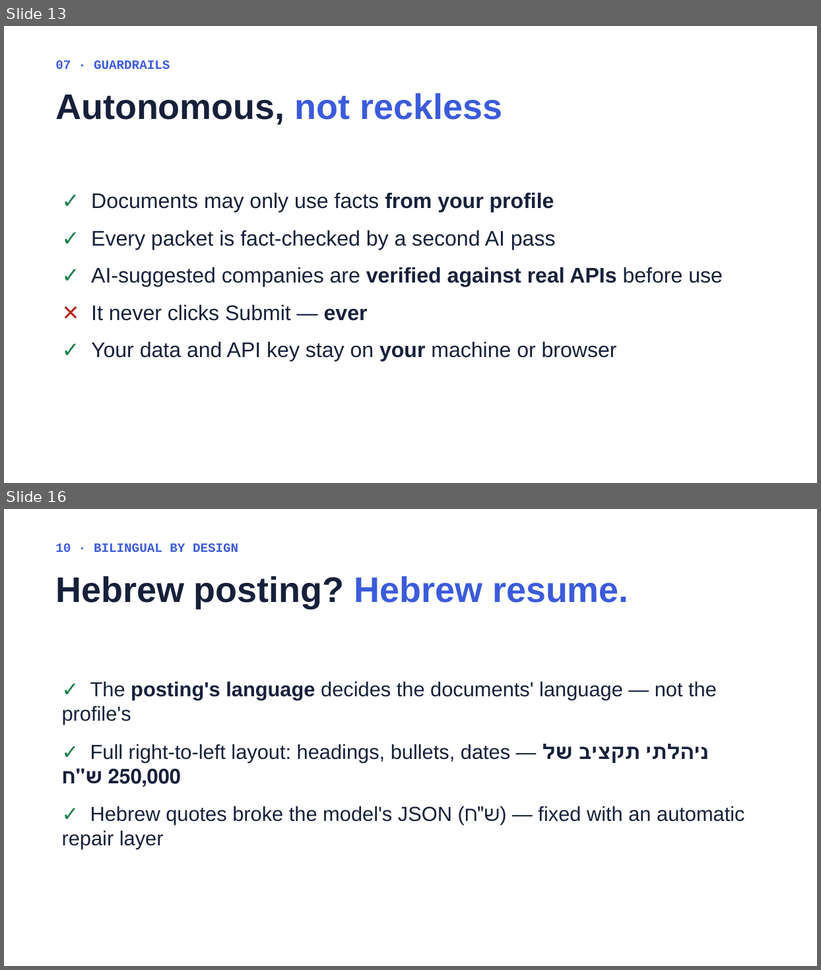
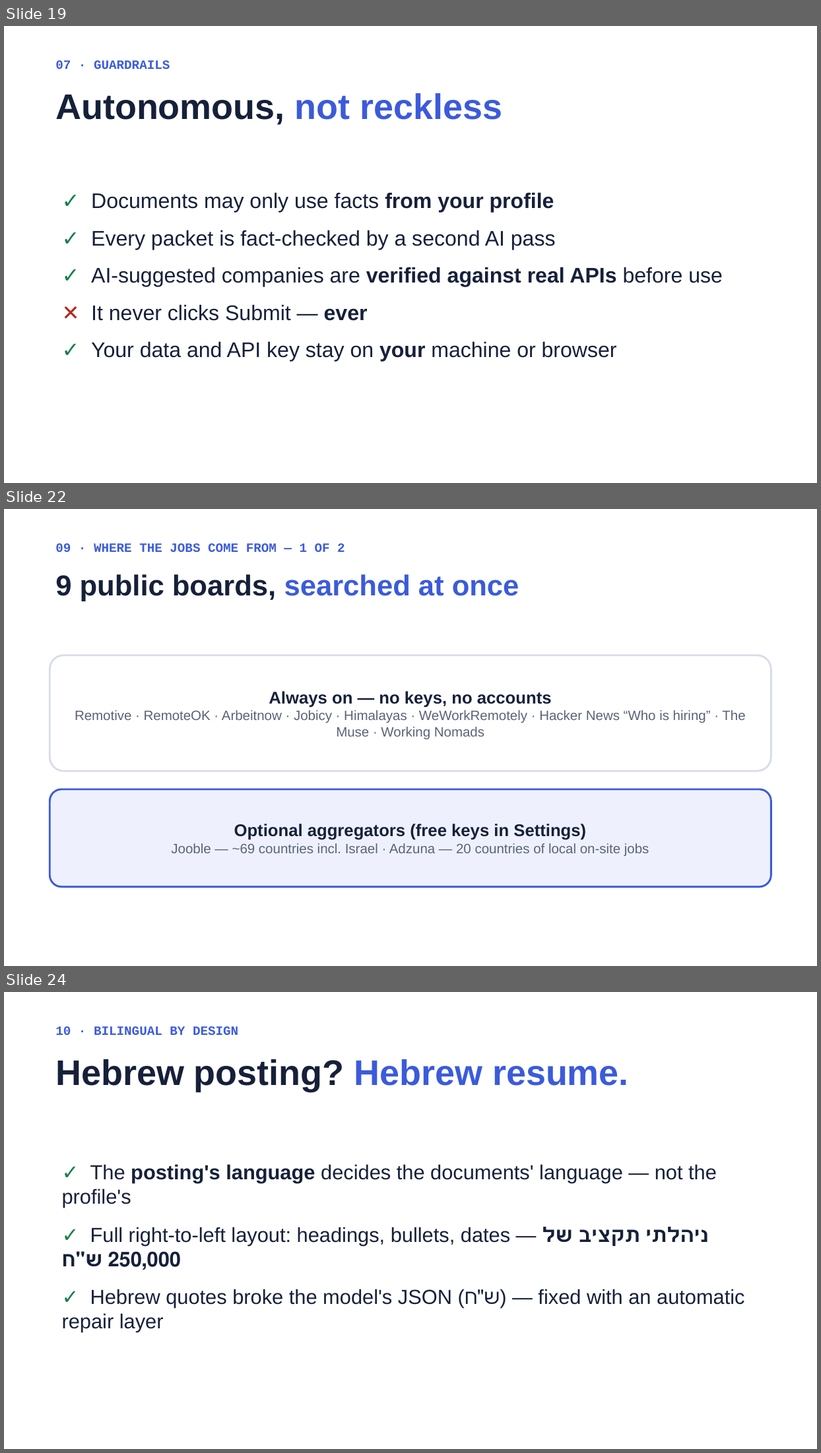
Before and after one commit to DavidZeff1/agent, a slide deck: presentation/Job Agent Presentation.pptx. Shown one above the other, each under a label of ours: slides 13 and 16 before the commit, slides 19, 22 and 24 after it; the slides between them are not shown. The pictures are 821x970 and 821x1453 pixels, drawn with LibreOffice and Linux fonts; fonts in the diff are those of the drawing. Boxes give left, top, right and bottom in pixels: in the first picture for what was removed or moved away, otherwise in the second. Text is boxed around its words. In the diff, an @@ line names an element or a change of style, - is before the commit and + after.

```diff
--- a/presentation/Job Agent Presentation.pptx
+++ b/presentation/Job Agent Presentation.pptx
@@ slide 22 added at bbox=[4, 509, 817, 966], background #FFFFFF @@
@@ text added at bbox=[55, 543, 345, 552], 15 pt, text #3B5BDB, bold @@
+09 · WHERE THE JOBS COME FROM — 1 OF 2
@@ text added at bbox=[55, 574, 519, 601], 34 pt, text #16203A, bold @@
+9 public boards, searched at once
@@ rounded rectangle added at bbox=[50, 656, 772, 771], fill #FFFFFF, outline #D8DDE8 2.25 pt, 16 pt, text #5A6478 @@
+Always on — no keys, no accounts
+Remotive · RemoteOK · Arbeitnow · Jobicy · Himalayas · WeWorkRemotely · Hacker News “Who is hiring” · The Muse · Working Nomads
@@ rounded rectangle added at bbox=[50, 789, 772, 887], fill #EEF1FD, outline #3B5BDB 2.25 pt, 16 pt, text #5A6478 @@
+Optional aggregators (free keys in Settings)
+Jooble — ~69 countries incl. Israel · Adzuna — 20 countries of local on-site jobs
@@ what was slide 13 is now slide 19 @@
@@ what was slide 16 is now slide 24 @@
```
Also in this commit, not shown: 6 slides changed, 8 other slides added, 1 slide removed, 2 other files.
